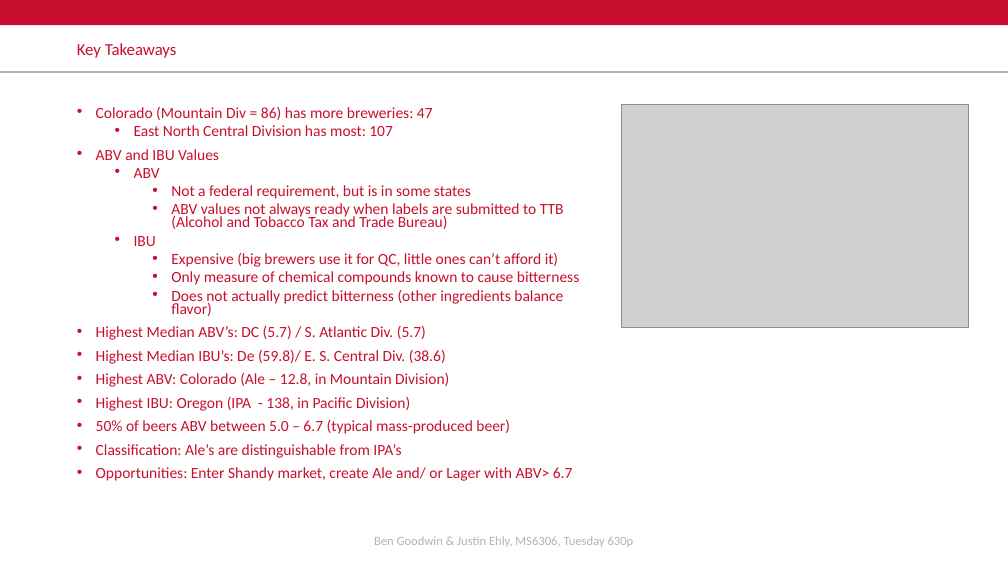
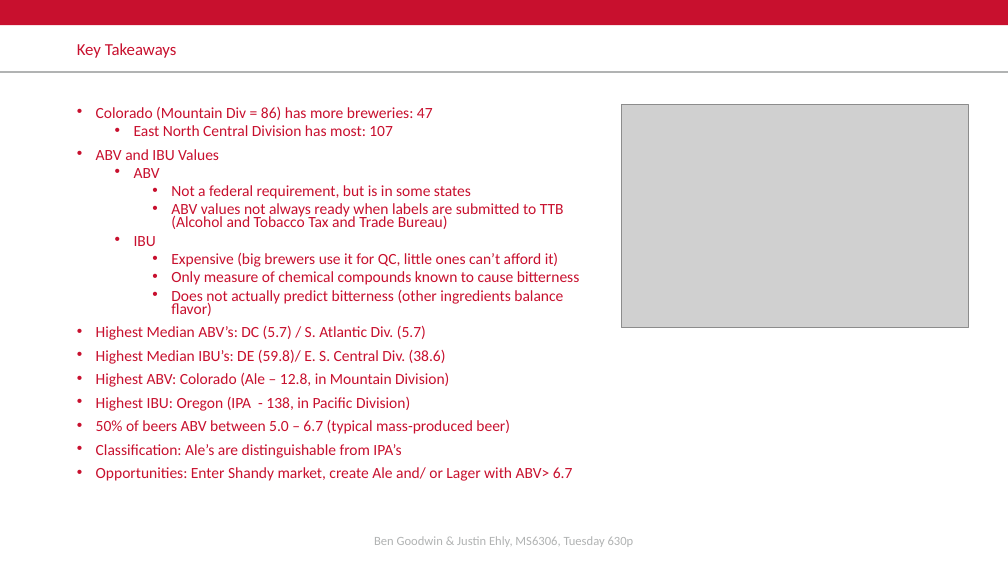
Before and after one commit to justinehly/Beer-Analysis, a slide deck: slide 19 of Ehly_Goodwin_Case_Study_1_Final_DS6306_tu630p.pptx (slide 20 before the commit). Drawn at 1008x567 pixels with LibreOffice and Linux fonts; fonts in the diff are those of the drawing; grey boxes stand for pictures; background and template pictures are left out. Boxes give left, top, right and bottom in pixels: in the first picture for what was removed or moved away, otherwise in the second. Text is boxed around its words. In the diff, an @@ line names an element or a change of style, - is before the commit and + after.

```diff
--- a/Ehly_Goodwin_Case_Study_1_Final_DS6306_tu630p.pptx
+++ b/Ehly_Goodwin_Case_Study_1_Final_DS6306_tu630p.pptx
@@ text at [96, 350, 446, 364]: text changed @@
-• Highest Median IBU’s: De (59.8)/ E. S. Central Div. (38.6)
+• Highest Median IBU’s: DE (59.8)/ E. S. Central Div. (38.6)
```
Also in this commit, not shown: 1 slide removed.
